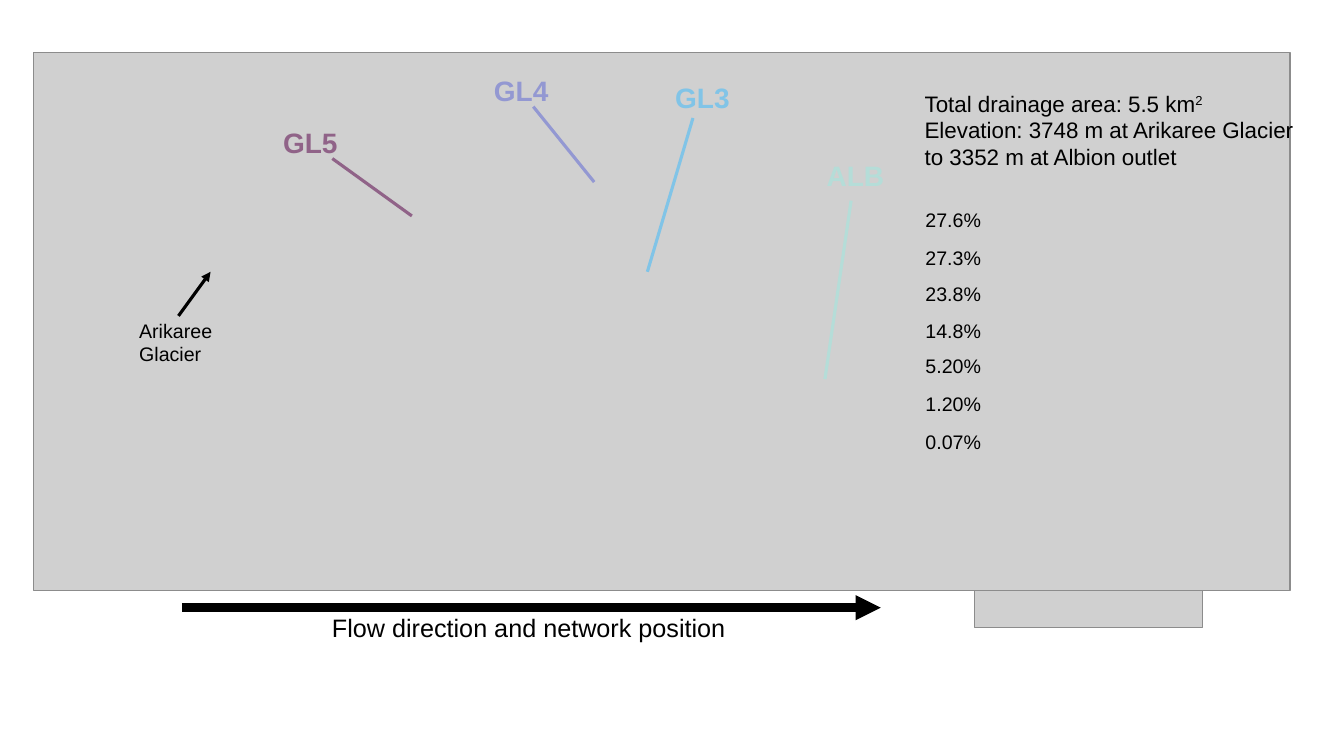
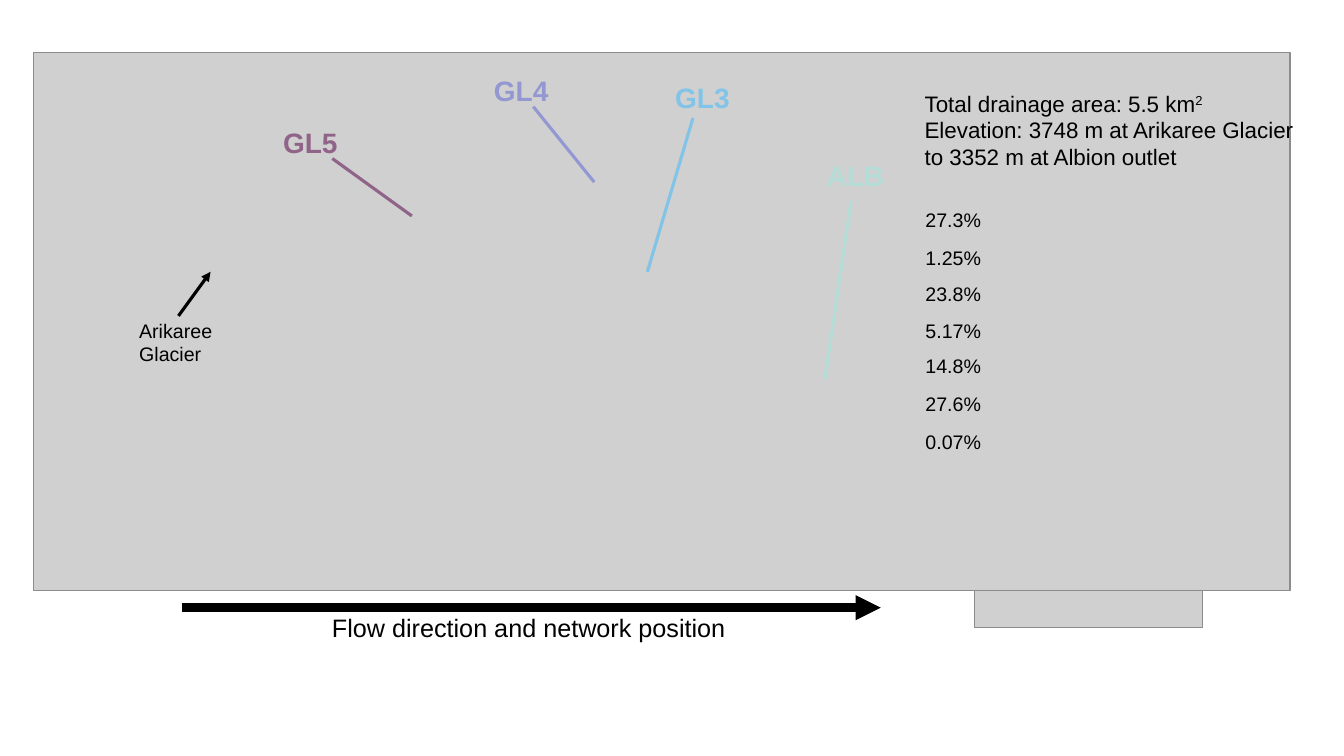
Before and after one commit to LinneaRock/STOICH_networks, a slide deck: slide 1 of Figures/Map/formatting map.pptx. Drawn at 1344x756 pixels with LibreOffice and Linux fonts; fonts in the diff are those of the drawing; grey boxes stand for pictures. Boxes give left, top, right and bottom in pixels: in the first picture for what was removed or moved away, otherwise in the second. Text is boxed around its words. In the diff, an @@ line names an element or a change of style, - is before the commit and + after.

```diff
--- a/Figures/Map/formatting map.pptx
+++ b/Figures/Map/formatting map.pptx
@@ text at [925,213,981,227]: text changed @@
-27.6%
+27.3%
@@ text at [925,251,981,265]: text changed @@
-27.3%
+1.25%
@@ text at [925,324,981,338]: text changed @@
-5.20%
+5.17%
@@ text "14.8%": place and size @@
-text "14.8%" at [925,324,981,338]
+text "14.8%" at [925,359,981,373]
@@ text at [925,397,981,411]: text changed @@
-1.20%
+27.6%
```
Also in this commit, not shown: 1 other file.
